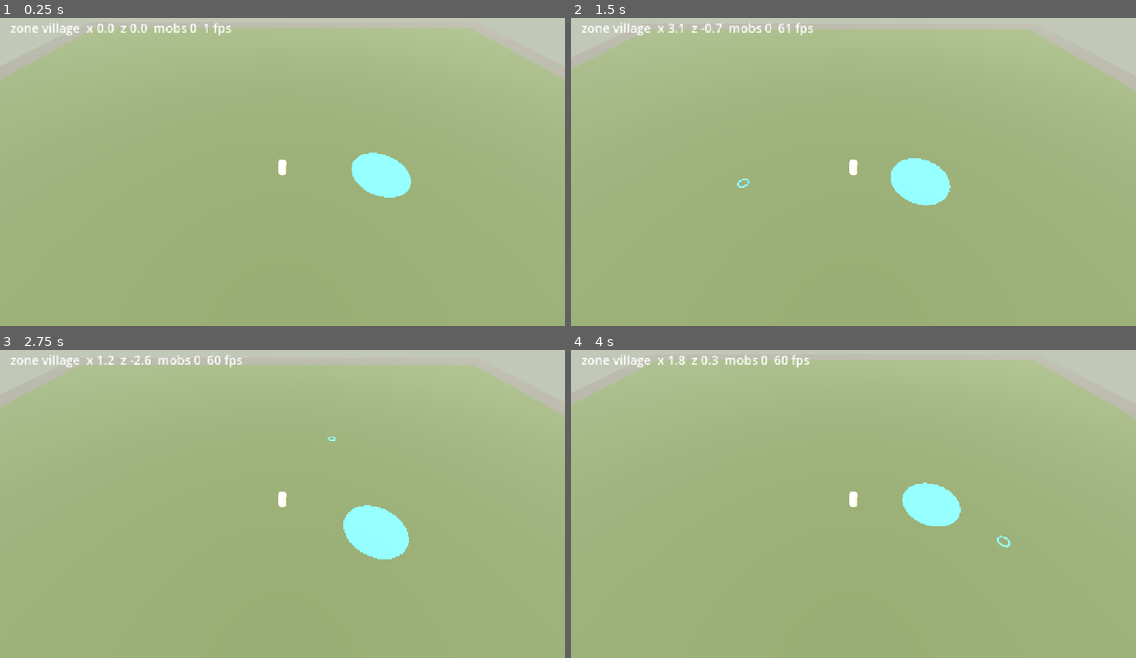
Above: before the commit, frames 1-4 (two rows, left to right).
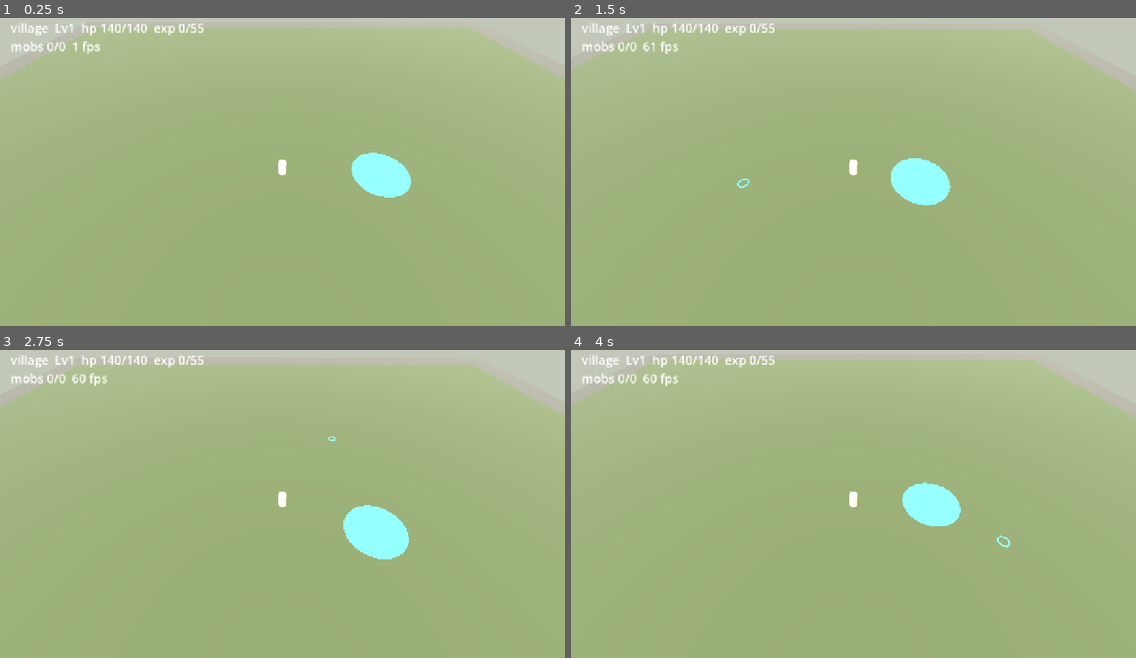
Above: after the commit, the same moments.

Repository: gogoalswo/MMORPG
Game: Godot game, scene res://main.tscn
The game is run twice, just before and just after one commit, with the same random seed, the same clock (stepped at 60 frames per second) and the same inputs.
Inputs (mouse positions are in pixels of both pictures, inside the frame that each line leads up to):
- Up to frame 1 (0.25 s): no input
- Up to frame 2 (1.5 s): tap Enter at 0.5 s; move the mouse to (977, 150) at 0.52 s; click (977, 150) at 0.67 s; move the mouse to (740, 184) at 1.27 s; click (740, 184) at 1.42 s
- Up to frame 3 (2.75 s): move the mouse to (339, 430) at 2.02 s; click (339, 430) at 2.17 s
- Up to frame 4 (4 s): move the mouse to (825, 562) at 2.77 s; click (825, 562) at 2.92 s; move the mouse to (1023, 547) at 3.52 s; click (1023, 547) at 3.67 s

The runs differ from the first frame. In frame 1, 0.7% of the frame differs, in the area x 1-41%, y 1-12%; in frame 2, 0.8%; in frame 3, 0.8%; in frame 4, 0.8%, in the area x 1-43%, y 1-12%.

Commit message:
고도 이관 5단계: 전투 — 공격·피해·치명타·경직·경험치
- world/combat.gd — shared/combat.ts 이식. 공식만 옮기고 수치는
  data/combat.json 에서 읽는다
- 몬스터를 누르면 사거리까지 걸어가 계속 친다. 죽으면 경험치가 들어오고
  제 시간에 되살아난다
- **대상은 서버가 고른다.** 클라이언트가 대상 id 를 보내면 사거리 밖이나
  벽 너머의 적을 지정할 수 있다. 화면이 보내는 건 attack 한 줄뿐이고
  정면 부채꼴 안에서 가장 가까운 하나를 World 가 고른다
- 휘두르는 동안 발이 묶인다(경직). 순번은 갱신하고 위치만 안 옮긴다 —
  안 갱신하면 나중에 서버를 붙였을 때 클라 보정이 그 구간 내내 멈춘다

확인: TS 기준값과 대조 — 기사 Lv1/Lv10·마법사 Lv50 스탯, 피해 12vs3=11
100vs45=50 방어500=1, 경험치 곡선 55/872/31549, 1000경험치로 5레벨+323,
보상 보정(8레벨 차 이상은 0), 공격 간격 900/속도1=450, 경직 400/350,
치명타 상한 0.75. World 에서 실제로 때려 죽이고 되살아나는 것까지 확인.
고도 테스트 5개·npm test 135개 통과.

Co-Authored-By: Claude Opus 5 <noreply@anthropic.com>
Claude-Session: https://claude.ai/code/session_01FWZ5o5cfGG3ogQzQN9Uxud

Diff:
--- a/godot/game/game.gd
+++ b/godot/game/game.gd
@@ -24,13 +24,33 @@
 ## 캐릭터·카메라·UI 는 존이 바뀌어도 그대로라 밖에 있다
 var _zone_node: Node3D
 var _shown_zone := ""
+## 눌러 둔 몬스터. 사거리에 들 때까지 걸어가서 계속 친다
+var _target_mob := ""
+## 몬스터 id -> 그려 둔 몸. 죽으면 감추고 살아나면 다시 보인다
+var _mob_nodes: Dictionary = {}
+## 마지막으로 일어난 일 한 줄 (맞았다·레벨 올랐다)
+var _last_event := ""
 
 
 func _ready() -> void:
 	_transport = LocalTransport.new()
 	add_child(_transport)
 	_transport.open(GameData.start_zone())
+	_transport.event.connect(_on_event)
 	_build_persistent()
+
+
+## 판정이 낸 일. 지금은 글자 한 줄로만 보여준다 — 피격 연출은 UI 단계다
+func _on_event(name: StringName, payload: Dictionary) -> void:
+	match name:
+		&"hit":
+			_last_event = "hit %d%s%s" % [
+				payload.get("amount", 0),
+				"!" if payload.get("crit", false) else "",
+				"  KILL" if payload.get("killed", false) else "",
+			]
+		&"levelUp":
+			_last_event = "LEVEL UP %d" % payload.get("level", 0)
 
 
 ## 존이 바뀌어도 살아 있는 것들
@@ -144,7 +164,8 @@
 		_zone_node.add_child(portal)
 
 	# 몬스터. 자리는 World 가 정했고 여기서는 그리기만 한다.
-	# 모델은 5단계에서 붙인다 — 지금은 몸 반지름만큼의 기둥이다
+	# 모델은 나중에 붙인다 — 지금은 몸 반지름만큼의 기둥이다
+	_mob_nodes.clear()
 	for monster in _transport.snapshot().get("monsters", []):
 		var body := MeshInstance3D.new()
 		var shape := CapsuleMesh.new()
@@ -159,16 +180,40 @@
 		body.material_override = mat
 		body.position = Vector3(monster.x, shape.height * 0.5, monster.z)
 		_zone_node.add_child(body)
+		_mob_nodes[monster.id] = body
 
 
 func _unhandled_input(event: InputEvent) -> void:
 	# 터치는 기본 설정이 마우스로 바꿔 주므로 이 한 줄이 폰도 덮는다
 	if event is InputEventMouseButton and event.pressed and event.button_index == MOUSE_BUTTON_LEFT:
 		var hit := _ground_point(event.position)
-		if hit != Vector3.INF:
+		if hit == Vector3.INF:
+			return
+		# 몬스터를 눌렀으면 그놈을 잡으러 간다. 아니면 그 자리로 걸어간다
+		var mob := _mob_at(hit)
+		if mob != "":
+			_target_mob = mob
+			_target = Vector3.INF
+			_marker.visible = false
+		else:
+			_target_mob = ""
 			_target = hit
 			_marker.position = hit + Vector3(0, 0.05, 0)
 			_marker.visible = true
+
+
+## 바닥의 그 자리에 산 몬스터가 있나. 손가락은 굵으니 반지름에 여유를 준다
+func _mob_at(point: Vector3) -> String:
+	var best := ""
+	var best_gap := INF
+	for monster in _transport.snapshot().get("monsters", []):
+		if int(monster.hp) <= 0:
+			continue
+		var gap: float = Vector2(point.x - monster.x, point.z - monster.z).length() - monster.r
+		if gap < 0.8 and gap < best_gap:
+			best_gap = gap
+			best = monster.id
+	return best
 
 
 ## 화면의 한 점이 바닥의 어디인지
@@ -188,7 +233,12 @@
 
 ## 눌러 둔 자리로 향하는 방향을 만들어 보낸다. **요청일 뿐이고 판정은 World 가 한다.**
 func _send_input(delta: float) -> void:
-	if _target == Vector3.INF or _zone_node == null:
+	if _zone_node == null:
+		return
+	if _target_mob != "":
+		_chase_and_hit(delta)
+		return
+	if _target == Vector3.INF:
 		return
 	var me := _my_position()
 	var to := Vector2(_target.x - me.x, _target.z - me.z)
@@ -196,9 +246,40 @@
 		_target = Vector3.INF
 		_marker.visible = false
 		return
+	_move(to.normalized(), delta)
+
+
+## 눌러 둔 몬스터에게 걸어가서 사거리에 들면 계속 친다.
+## 때릴 수 있는지는 **World 가 다시 본다** — 여기서 보내는 건 요청일 뿐이다
+func _chase_and_hit(delta: float) -> void:
+	var snap := _transport.snapshot()
+	var me: Dictionary = snap.get("players", {}).get(_transport.my_id(), {})
+	var mob := _find_mob(snap, _target_mob)
+	if me.is_empty() or mob.is_empty() or int(mob.hp) <= 0:
+		_target_mob = ""
+		return
+
+	var to := Vector2(mob.x - me.x, mob.z - me.z)
 	var dir := to.normalized()
+	var reach: float = float(me.stats.attackRange)
+	if to.length() > reach:
+		_move(dir, delta)
+		return
+	# 사거리 안이다. 제자리에서 그쪽을 보고(dt 0) 친다
+	_move(dir, 0.0)
+	_transport.send(&"attack", {})
+
+
+func _move(dir: Vector2, delta: float) -> void:
 	_seq += 1
 	_transport.send(&"input", {"seq": _seq, "dx": dir.x, "dz": dir.y, "dt": delta})
+
+
+func _find_mob(snap: Dictionary, id: String) -> Dictionary:
+	for monster in snap.get("monsters", []):
+		if monster.id == id:
+			return monster
+	return {}
 
 
 func _my_position() -> Vector3:
@@ -228,10 +309,25 @@
 	_camera.position = _player.position + Vector3(0, 14, 12)
 	_camera.look_at(_player.position, Vector3.UP)
 
-	_label.text = "zone %s  x %.1f  z %.1f  mobs %d  %d fps" % [
+	# 죽은 놈은 감추고 되살아나면 다시 보인다
+	for monster in snap.get("monsters", []):
+		var node: MeshInstance3D = _mob_nodes.get(monster.id)
+		if node != null:
+			node.visible = int(monster.hp) > 0
+
+	var alive := 0
+	for monster in snap.get("monsters", []):
+		if int(monster.hp) > 0:
+			alive += 1
+	_label.text = "%s  Lv%d  hp %d/%d  exp %d/%d\nmobs %d/%d  %d fps\n%s" % [
 		zone_now,
-		me.x,
-		me.z,
+		me.level,
+		me.hp,
+		me.stats.maxHp,
+		me.exp,
+		Combat.exp_to_next(int(me.level)),
+		alive,
 		snap.get("monsters", []).size(),
 		Engine.get_frames_per_second(),
+		_last_event,
 	]
--- a/godot/net/local_transport.gd
+++ b/godot/net/local_transport.gd
@@ -30,6 +30,8 @@
 				float(payload.get("dz", 0.0)),
 				float(payload.get("dt", 0.0)),
 			)
+		&"attack":
+			_world.attack(MY_ID)
 		_:
 			push_warning("모르는 메시지: %s" % message)
 
@@ -43,5 +45,9 @@
 
 
 func _process(delta: float) -> void:
-	if _world != null:
-		_world.step(delta)
+	if _world == null:
+		return
+	_world.step(delta)
+	# 판정이 낸 일들을 화면으로 흘린다. 서버를 붙이면 이 자리가 소켓이 된다
+	for e in _world.drain_events():
+		event.emit(StringName(e.get("type", "?")), e)
--- a/godot/net/transport.gd
+++ b/godot/net/transport.gd
@@ -9,7 +9,7 @@
 ##
 ## **화면 코드가 World 를 직접 만지기 시작하면 이 구조가 무의미해진다.**
 
-## 서버 → 클라 메시지에 해당. 지금은 쓰는 곳이 없고 전투가 들어오면 쓴다
+## 서버 → 클라 메시지에 해당 — 맞았다·죽었다·레벨 올랐다
 signal event(name: StringName, payload: Dictionary)
 
 func open(_zone_id: String) -> void:
--- /dev/null
+++ b/godot/tests/combat_test.gd
@@ -0,0 +1,180 @@
+extends SceneTree
+
+## 전투 공식이 TS 원본과 같은 답을 내는지 본다.
+## 기준값은 packages/shared/src/combat.ts 를 node 로 직접 돌려 뽑았다 (2026-09-17).
+##
+##   godot --headless --path godot --script tests/combat_test.gd
+
+var _failed := 0
+
+
+func _init() -> void:
+	_stats()
+	_damage()
+	_exp()
+	_cooldown()
+	_crit()
+	_fight()
+
+	if _failed == 0:
+		print("전투: 전부 통과")
+		quit(0)
+	else:
+		print("전투: %d개 실패" % _failed)
+		quit(1)
+
+
+func _eq(label: String, got, want) -> void:
+	if typeof(got) == TYPE_FLOAT or typeof(want) == TYPE_FLOAT:
+		if absf(float(got) - float(want)) < 1e-9:
+			return
+	elif got == want:
+		return
+	print("  실패 %s: %s 이어야 하는데 %s" % [label, want, got])
+	_failed += 1
+
+
+func _stats() -> void:
+	var k1 := Combat.stats_for("knight", 1)
+	_eq("기사1 체력", k1.maxHp, 140)
+	_eq("기사1 공격", k1.attack, 12)
+	_eq("기사1 방어", k1.defense, 8)
+	_eq("기사1 사거리", k1.attackRange, 2.4)
+	_eq("기사1 간격", k1.attackCooldown, 900.0)
+
+	var k10 := Combat.stats_for("knight", 10)
+	_eq("기사10 체력", k10.maxHp, 266)
+	_eq("기사10 공격", k10.attack, 32)
+	_eq("기사10 방어", k10.defense, 21)
+
+	var m50 := Combat.stats_for("mage", 50)
+	_eq("마법사50 체력", m50.maxHp, 374)
+	_eq("마법사50 공격", m50.attack, 196)
+	_eq("마법사50 방어", m50.defense, 28)
+
+
+func _damage() -> void:
+	_eq("피해 12vs3", Combat.compute_damage(12, 3), 11)
+	_eq("피해 100vs45", Combat.compute_damage(100, 45), 50)
+	# 방어가 아무리 높아도 최소 1 은 들어간다 — 안 그러면 전투가 멈춘다
+	_eq("피해 5vs500", Combat.compute_damage(5, 500), 1)
+
+
+func _exp() -> void:
+	_eq("다음레벨 1", Combat.exp_to_next(1), 55)
+	_eq("다음레벨 10", Combat.exp_to_next(10), 872)
+	_eq("다음레벨 199", Combat.exp_to_next(199), 31549)
+
+	var grown := Combat.apply_exp(1, 0, 1000)
+	_eq("1000경험치 레벨", grown.level, 5)
+	_eq("1000경험치 나머지", grown.exp, 323)
+
+	var small := Combat.apply_exp(1, 0, 54)
+	_eq("54경험치는 안오름", small.level, 1)
+
+	_eq("보상 3레벨몹/1레벨", Combat.exp_reward(3, 1, 25), 31)
+	# 8레벨 이상 낮으면 0 — 약한 몬스터만 잡는 걸 막는다
+	_eq("보상 1레벨몹/10레벨", Combat.exp_reward(1, 10, 25), 0)
+	_eq("보상 보스", Combat.exp_reward(9, 1, 67), 131)
+
+
+func _cooldown() -> void:
+	_eq("간격 900/속도0", Combat.effective_cooldown(900, 0), 900)
+	_eq("간격 900/속도1", Combat.effective_cooldown(900, 1), 450)
+	_eq("간격 700/속도1", Combat.effective_cooldown(700, 1), 350)
+	# 경직은 400ms 를 넘지 않고, 간격이 더 짧으면 간격까지만
+	_eq("경직 900", Combat.attack_root_ms(900), 400)
+	_eq("경직 350", Combat.attack_root_ms(350), 350)
+
+
+func _crit() -> void:
+	_eq("치명타 .05/.04", Combat.roll_crit(0.05, 0.04), true)
+	_eq("치명타 .05/.06", Combat.roll_crit(0.05, 0.06), false)
+	# 상한 0.75 — 0.9 를 줘도 0.8 굴림은 안 터진다
+	_eq("치명타 상한", Combat.roll_crit(0.9, 0.8), false)
+
+
+## World 에서 실제로 때려 죽여 본다.
+##
+## 사냥터 몬스터를 쓰지 않는다 — 무리가 빽빽해서 "노린 놈"보다 가까운 놈이 먼저
+## 맞는다(실제로 그랬다). 그건 판정이 맞는 것이지 버그가 아니므로, 여기서는
+## 몬스터가 없는 마을에 시험용 한 마리만 놓고 본다.
+func _fight() -> void:
+	var w := World.new()
+	w.open("village")
+	w.join("me")
+	var me: Dictionary = w.snapshot().players["me"]
+	var mobs: Array = w.snapshot().monsters
+	_eq("마을엔 몬스터가 없다", mobs.size(), 0)
+
+	mobs.append({
+		"id": "dummy", "kind": "mob003", "x": 1.5, "z": 0.0,
+		"r": 0.38, "scale": 1.0, "color": "#888888", "boss": false,
+		"level": 3, "max_hp": 100, "hp": 100, "defense": 3.0,
+		"exp_reward": 25.0, "respawn_ms": 10000.0, "respawn_at": 0,
+	})
+
+	# 몬스터 쪽을 보고 친다 (dt 0 이라 제자리에서 방향만 바뀐다)
+	w.input_move("me", 1, 1.0, 0.0, 0.0)
+	w.attack("me")
+	var hit := _first(w.drain_events(), "hit")
+	if hit.is_empty():
+		_fail_text("사거리 안 정면인데 안 맞았다")
+		return
+
+	# 기사 Lv1 공격 12, 들늑대 방어 3 -> 11. 치명타면 1.5배
+	var want: int = 17 if hit.crit else 11
+	_eq("피해량", hit.amount, want)
+	_eq("체력이 그만큼 줄었다", mobs[0].hp, 100 - want)
+	print("  들늑대 100 -> %d (%s)" % [mobs[0].hp, "치명타" if hit.crit else "보통"])
+
+	# 쿨타임 안에 또 치면 아무 일도 없다
+	w.attack("me")
+	_eq("쿨타임 중에는 안 나간다", w.drain_events().size(), 0)
+
+	# 등 뒤는 맞지 않는다
+	mobs[0].hp = 100
+	var w2 := World.new()
+	w2.open("village")
+	w2.join("you")
+	var mobs2: Array = w2.snapshot().monsters
+	mobs2.append(mobs[0].duplicate())
+	w2.input_move("you", 1, -1.0, 0.0, 0.0)
+	w2.attack("you")
+	_eq("등 뒤는 안 맞는다", _first(w2.drain_events(), "hit").is_empty(), true)
+
+	# 휘두르는 동안 발이 묶인다
+	var held: float = me.x
+	w.input_move("me", 50, 0.0, 1.0, 0.1)
+	_eq("경직 중에는 못 움직인다", me.x, held)
+
+	# 죽이면 경험치가 들어오고, 제 시간에 되살아난다
+	var w3 := World.new()
+	w3.open("village")
+	w3.join("k")
+	var mobs3: Array = w3.snapshot().monsters
+	mobs3.append(mobs[0].duplicate())
+	mobs3[0].hp = 1
+	mobs3[0].respawn_ms = 0.0
+	w3.input_move("k", 1, 1.0, 0.0, 0.0)
+	w3.attack("k")
+	var events := w3.drain_events()
+	_eq("죽었다고 알린다", _first(events, "hit").get("killed", false), true)
+	# 3레벨 몹을 1레벨이 잡으면 25 * (1 + 2*0.12) = 31
+	_eq("경험치 보상", _first(events, "reward").get("exp", 0), 31)
+	_eq("아직 레벨업은 아니다", w3.snapshot().players["k"].level, 1)
+
+	w3.step(0.016)
+	_eq("되살아난다", mobs3[0].hp, 100)
+
+
+func _first(events: Array, type_name: String) -> Dictionary:
+	for e in events:
+		if e.get("type", "") == type_name:
+			return e
+	return {}
+
+
+func _fail_text(text: String) -> void:
+	print("  실패 " + text)
+	_failed += 1
--- /dev/null
+++ b/godot/world/combat.gd
@@ -0,0 +1,93 @@
+class_name Combat
+extends RefCounted
+
+## packages/shared/src/combat.ts 이식본.
+##
+## 수치는 여기 적지 않는다 — `data/combat.json`(shared 에서 내보낸 것)에서 읽는다.
+## 공식만 옮긴다. 이유와 배경은 원본 주석과 docs/features/combat.md 에 있다.
+##
+## 반올림: JS 의 Math.round 와 고도의 roundi 는 **음수에서만** 다르다
+## (-2.5 → JS 는 -2, 고도는 -3). 여기 값은 전부 양수라 같은 답이 나온다.
+##
+## 검증: godot/tests/combat_test.gd 가 TS 로 낸 값과 대조한다.
+
+static func _c() -> Dictionary:
+	return GameData.combat()
+
+
+## 공격 속도를 반영한 실제 공격 간격 (ms)
+static func effective_cooldown(cooldown: float, attack_speed: float) -> int:
+	var cap := float(_c().get("attackSpeedCap", 1.0))
+	var speed := clampf(attack_speed, 0.0, cap)
+	return maxi(1, roundi(cooldown / (1.0 + speed)))
+
+
+## 이번 공격이 몸을 묶는 시간. 다음 공격까지의 간격을 넘지 않는다.
+## 안 묶으면 공격 모션을 튼 채로 달려서 발은 달리는데 팔만 휘두르는 그림이 된다
+static func attack_root_ms(cooldown_ms: float) -> int:
+	return maxi(0, mini(int(_c().get("attackRootMs", 400)), roundi(cooldown_ms)))
+
+
+## 굴림값(0~1)이 치명타인지
+static func roll_crit(chance: float, roll: float) -> bool:
+	var cap := float(_c().get("critCap", 0.75))
+	return roll < clampf(chance, 0.0, cap)
+
+
+## 직업·레벨로 스탯을 만든다. 바탕값 + 레벨당 x (레벨 - 1)
+static func stats_for(job: String, level: int) -> Dictionary:
+	var table: Dictionary = _c().get("jobStats", {})
+	if not table.has(job):
+		push_error("없는 직업: %s" % job)
+		return {}
+	var row: Array = table[job]
+	var steps := maxi(0, level - 1)
+	return {
+		"maxHp": roundi(float(row[0]) + float(row[5]) * steps),
+		"attack": roundi(float(row[1]) + float(row[6]) * steps),
+		"defense": roundi(float(row[2]) + float(row[7]) * steps),
+		"attackRange": float(row[3]),
+		"attackCooldown": float(row[4]),
+		"crit": float(_c().get("baseCrit", 0.05)),
+		"critDamage": float(_c().get("baseCritDamage", 1.5)),
+		"attackSpeed": 0.0,
+	}
+
+
+## 피해량. 방어력을 빼기만 하면 방어가 공격을 넘는 순간 0 이 되어 전투가 멈춘다.
+## 비율로 감쇠시켜 항상 조금은 들어가게 한다
+static func compute_damage(attack: float, defense: float) -> int:
+	var reduction := defense / (defense + 45.0)
+	return maxi(1, roundi(attack * (1.0 - reduction)))
+
+
+## 다음 레벨까지 필요한 경험치
+static func exp_to_next(level: int) -> int:
+	return roundi(55.0 * pow(float(level), 1.2))
+
+
+## 레벨과 남은 경험치를 다시 계산한다 (한 번에 여러 레벨이 오를 수 있다)
+static func apply_exp(level: int, exp_now: int, gained: int) -> Dictionary:
+	var max_level := int(_c().get("maxLevel", 200))
+	var next_level := level
+	var pool := exp_now + maxi(0, gained)
+
+	while next_level < max_level:
+		var need := exp_to_next(next_level)
+		if pool < need:
+			break
+		pool -= need
+		next_level += 1
+
+	if next_level >= max_level:
+		pool = 0
+	return {"level": next_level, "exp": pool}
+
+
+## 레벨 차이에 따른 경험치 보정 — 약한 몬스터만 잡는 걸 막는다
+static func exp_reward(monster_level: int, player_level: int, base: float) -> int:
+	var gap := monster_level - player_level
+	if gap <= -8:
+		return 0
+	var scale := (1.0 + gap * 0.12) if gap >= 0 else (1.0 + gap * 0.11)
+	return maxi(1, roundi(base * maxf(0.1, scale)))
--- a/godot/world/world.gd
+++ b/godot/world/world.gd
@@ -21,6 +21,11 @@
 var _monsters: Array = []
 ## 스폰을 매번 같은 자리에 놓는다. 자리를 정하는 건 언제나 판정하는 쪽이다
 var _rng := RandomNumberGenerator.new()
+## 밖으로 내보낼 일들 (맞았다·죽었다·레벨 올랐다). Transport 가 비워 간다
+var _events: Array = []
+
+## 어느 직업으로 시작하나. 만드는 화면이 없어서 당분간 고정이다
+const DEFAULT_JOB := "knight"
 
 
 func open(id: String) -> void:
@@ -62,16 +67,35 @@
 				"scale": scale,
 				"color": kind.get("bodyColor", "#888888"),
 				"boss": bool(kind.get("boss", false)),
+				"level": int(kind.get("level", 1)),
+				"max_hp": int(kind.get("maxHp", 1)),
+				"hp": int(kind.get("maxHp", 1)),
+				"defense": float(kind.get("defense", 0)),
+				"exp_reward": float(kind.get("expReward", 0)),
+				"respawn_ms": float(pack.get("respawnMs", 10000)),
+				# 죽어 있는 동안 다시 나올 시각. 0 이면 살아 있다
+				"respawn_at": 0,
 			})
 
 
 func join(player_id: String) -> void:
 	var spawn: Array = zone.get("spawns", {}).get("default", [0, 0])
+	var kept: Dictionary = _players.get(player_id, {})
+	var level := int(kept.get("level", 1))
+	var stats := Combat.stats_for(DEFAULT_JOB, level)
 	_players[player_id] = {
 		"x": float(spawn[0]),
 		"z": float(spawn[1]),
 		"rot": 0.0,
 		"last_seq": -1,
+		"job": DEFAULT_JOB,
+		"level": level,
+		# 존을 옮겨도 성장은 따라간다
+		"exp": int(kept.get("exp", 0)),
+		"hp": int(kept.get("hp", stats.maxHp)),
+		"stats": stats,
+		"next_attack_at": 0,
+		"rooted_until": 0,
 	}
 
 
@@ -89,6 +113,12 @@
 	if seq <= int(player.last_seq):
 		return
 
+	# 휘두르는 중이면 발을 묶는다. **순번은 갱신하고 위치만 안 옮긴다** —
+	# 안 갱신하면 나중에 서버를 붙였을 때 클라이언트 보정이 이 구간 내내 멈춘다
+	if Time.get_ticks_msec() < int(player.rooted_until):
+		player.last_seq = seq
+		return
+
 	# 몬스터를 뚫고 못 지나간다. 미는 쪽은 언제나 움직이는 쪽이다
 	Movement.apply_move(player, dx, dz, dt, half_size, _run_speed, _monsters)
 	player.last_seq = seq
@@ -99,6 +129,7 @@
 
 ## 한 틱. 전투가 들어올 자리다 (5단계).
 func step(_delta: float) -> void:
+	_respawn(Time.get_ticks_msec())
 	_check_gate()
 
 
@@ -139,3 +170,109 @@
 		"monsters": _monsters,
 		"gate": zone.get("gate", {}),
 	}
+
+
+## 기본 공격. **대상은 서버(여기)가 고른다** — 클라이언트가 대상 id 를 보내게 하면
+## 사거리 밖이나 벽 너머의 적을 지정할 수 있다.
+## 정면 부채꼴 안에서 가장 가까운 하나를 친다 (server/combat.ts 의 resolvePlayerAttack).
+func attack(player_id: String) -> void:
+	var player: Dictionary = _players.get(player_id, {})
+	if player.is_empty():
+		return
+
+	var now := Time.get_ticks_msec()
+	if now < int(player.next_attack_at):
+		return
+
+	var stats: Dictionary = player.stats
+	var cooldown := Combat.effective_cooldown(stats.attackCooldown, stats.attackSpeed)
+	player.next_attack_at = now + cooldown
+	var root := Combat.attack_root_ms(cooldown)
+	player.rooted_until = now + root
+	# 휘두르는 동안 못 움직인다는 통보. 화면이 이 값만큼 동작을 튼다
+	_events.append({"type": "swing", "id": player_id, "root_ms": root})
+
+	var target := _pick_target(player, float(stats.attackRange))
+	if target.is_empty():
+		return
+
+	var damage := Combat.compute_damage(float(stats.attack), target.defense)
+	var crit := Combat.roll_crit(float(stats.crit), _rng.randf())
+	if crit:
+		damage = roundi(damage * float(stats.critDamage))
+
+	target.hp = maxi(0, int(target.hp) - damage)
+	_events.append({
+		"type": "hit",
+		"target": target.id,
+		"amount": damage,
+		"crit": crit,
+		"killed": target.hp <= 0,
+		"x": target.x,
+		"z": target.z,
+	})
+
+	if target.hp <= 0:
+		_kill(player, target, now)
+
+
+## 정면 부채꼴 안에서 가장 가까운 산 몬스터
+func _pick_target(player: Dictionary, attack_range: float) -> Dictionary:
+	var facing_x := sin(float(player.rot))
+	var facing_z := cos(float(player.rot))
+	var half_arc := float(GameData.combat().get("attackArc", PI * 0.6)) / 2.0
+
+	var best: Dictionary = {}
+	var best_dist := INF
+	for monster in _monsters:
+		if int(monster.hp) <= 0:
+			continue
+		var dx: float = monster.x - player.x
+		var dz: float = monster.z - player.z
+		var dist := sqrt(dx * dx + dz * dz)
+		if dist > attack_range:
+			continue
+		# 등 뒤는 맞지 않는다
+		if dist >= 1e-3:
+			var dot := (dx / dist) * facing_x + (dz / dist) * facing_z
+			if acos(clampf(dot, -1.0, 1.0)) > half_arc:
+				continue
+		if dist < best_dist:
+			best_dist = dist
+			best = monster
+	return best
+
+
+func _kill(player: Dictionary, target: Dictionary, now: int) -> void:
+	target.respawn_at = now + int(target.respawn_ms)
+
+	var gained := Combat.exp_reward(int(target.level), int(player.level), float(target.exp_reward))
+	var before := int(player.level)
+	var grown := Combat.apply_exp(before, int(player.exp), gained)
+	player.level = grown.level
+	player.exp = grown.exp
+	_events.append({"type": "reward", "exp": gained})
+
+	if grown.level > before:
+		# 레벨이 오르면 스탯을 다시 만들고 체력을 채운다
+		player.stats = Combat.stats_for(str(player.job), grown.level)
+		player.hp = player.stats.maxHp
+		_events.append({"type": "levelUp", "level": grown.level})
+
+
+## 죽은 몬스터를 제 시간에 되살린다
+func _respawn(now: int) -> void:
+	for monster in _monsters:
+		if int(monster.hp) > 0 or int(monster.respawn_at) == 0:
+			continue
+		if now < int(monster.respawn_at):
+			continue
+		monster.hp = monster.max_hp
+		monster.respawn_at = 0
+
+
+## Transport 가 비워 간다. 여기서 비우지 않으면 계속 쌓인다
+func drain_events() -> Array:
+	var out := _events
+	_events = []
+	return out
Not shown, added: godot/tests/monster_test.gd.uid
Not shown, added: godot/world/combat.gd.uid
Not shown, changed: .github/workflows/pages.yml
Not shown, changed: docs/features/godot-migration.md
